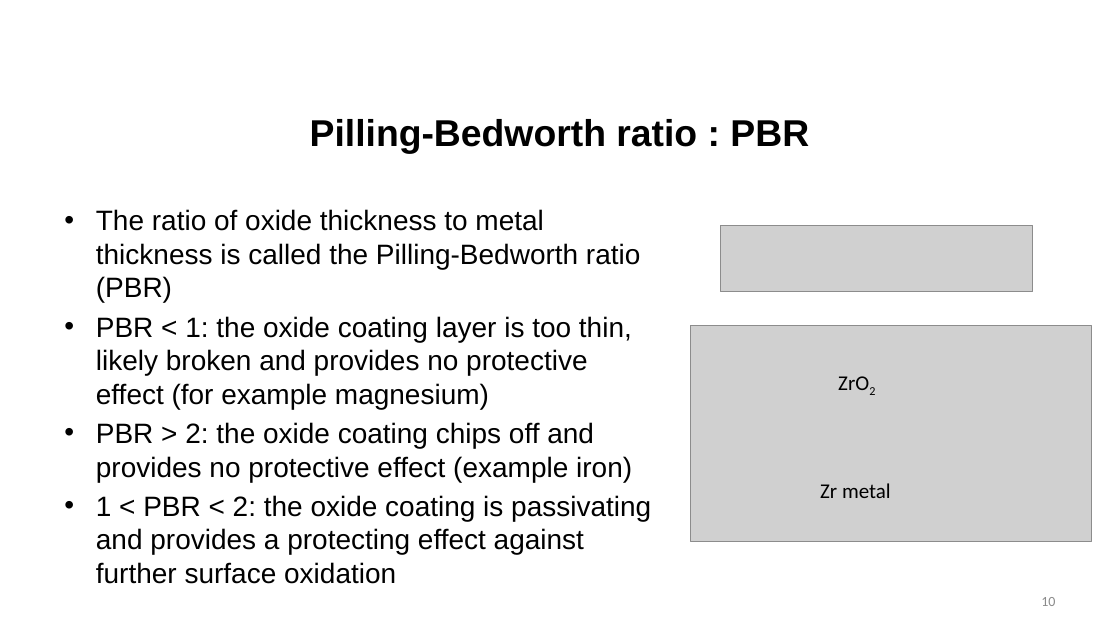
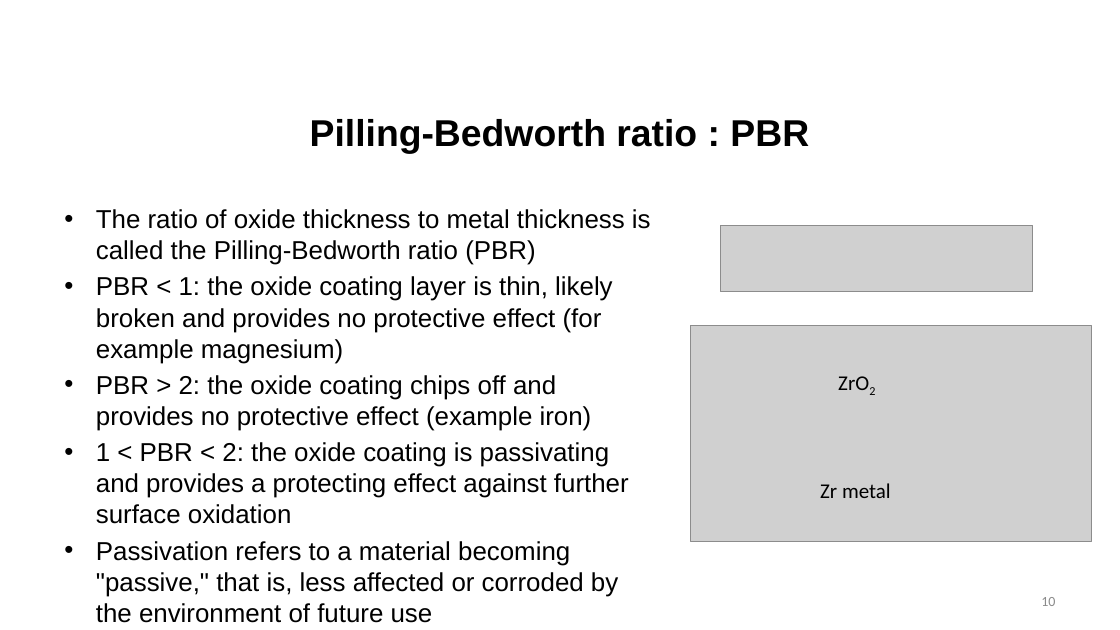
Before and after one commit to benbeeler/TEACHING, a slide deck: slide 10 of Nuclear_Fuel_Performance/NE591_Spring2020/section3/Lec17_oxide_hydride.pptx. Drawn at 1120x630 pixels with LibreOffice and Linux fonts; fonts in the diff are those of the drawing; grey boxes stand for pictures; background and template pictures are left out. Boxes give left, top, right and bottom in pixels: in the first picture for what was removed or moved away, otherwise in the second. Text is boxed around its words. In the diff, an @@ line names an element or a change of style, - is before the commit and + after.

```diff
--- a/Nuclear_Fuel_Performance/NE591_Spring2020/section3/Lec17_oxide_hydride.pptx
+++ b/Nuclear_Fuel_Performance/NE591_Spring2020/section3/Lec17_oxide_hydride.pptx
@@ text at box(96, 209, 651, 524): size 24 to 22.2 pt in "The ratio of oxide thickness to metal ...", "PBR > 2: the oxide coating chips ...", "1 < PBR < 2: the oxide ..." @@
@@ text at box(96, 276, 613, 364): text changed; size 24 to 22.2 pt @@
-• PBR < 1: the oxide coating layer is too thin, likely broken and provides no protective effect (for example magnesium)
+• PBR < 1: the oxide coating layer is thin, likely broken and provides no protective effect (for example magnesium)
@@ text at box(96, 541, 618, 623): paragraph added @@
+• Passivation refers to a material becoming "passive," that is, less affected or corroded by the environment of future use
```
Also in this commit, not shown: 7 other slides changed, 7 other files.
